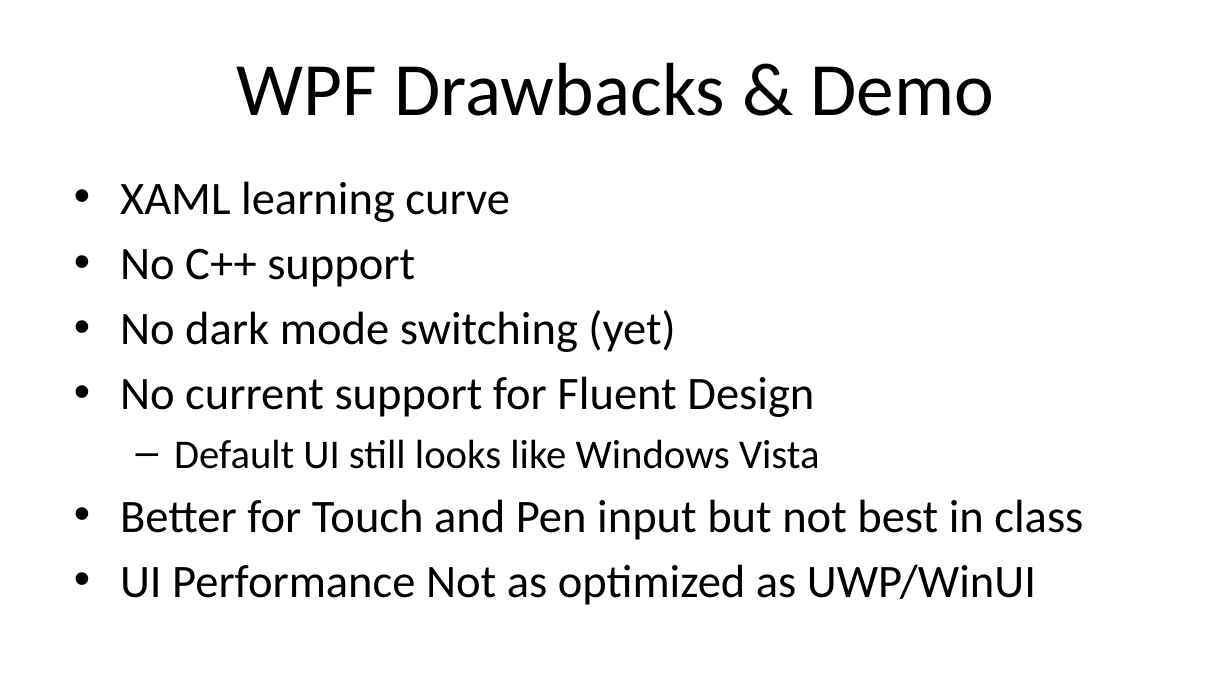
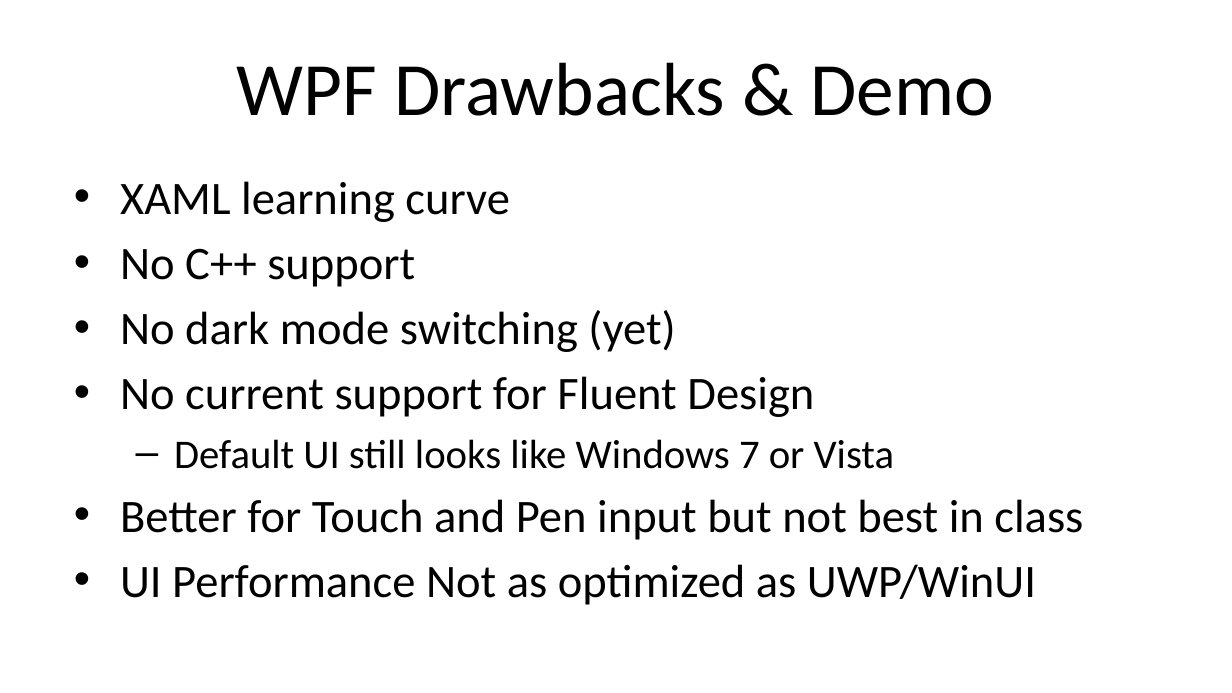
Before and after one commit to alvinashcraft/speaking, a slide deck: slide 10 of 2024/0430_VSLiveChicago/WindowsDev/VSLCH24_Building a Native App for Windows_AlvinAshcraft.pptx. Drawn at 1232x693 pixels with LibreOffice and Linux fonts; fonts in the diff are those of the drawing; background and template pictures are left out. Boxes give left, top, right and bottom in pixels: in the first picture for what was removed or moved away, otherwise in the second. Text is boxed around its words. In the diff, an @@ line names an element or a change of style, - is before the commit and + after.

```diff
--- a/2024/0430_VSLiveChicago/WindowsDev/VSLCH24_Building a Native App for Windows_AlvinAshcraft.pptx
+++ b/2024/0430_VSLiveChicago/WindowsDev/VSLCH24_Building a Native App for Windows_AlvinAshcraft.pptx
@@ text at [174, 439, 895, 469]: text changed @@
-  – Default UI still looks like Windows Vista
+  – Default UI still looks like Windows 7 or Vista
```
Also in this commit, not shown: 5 other slides changed.
